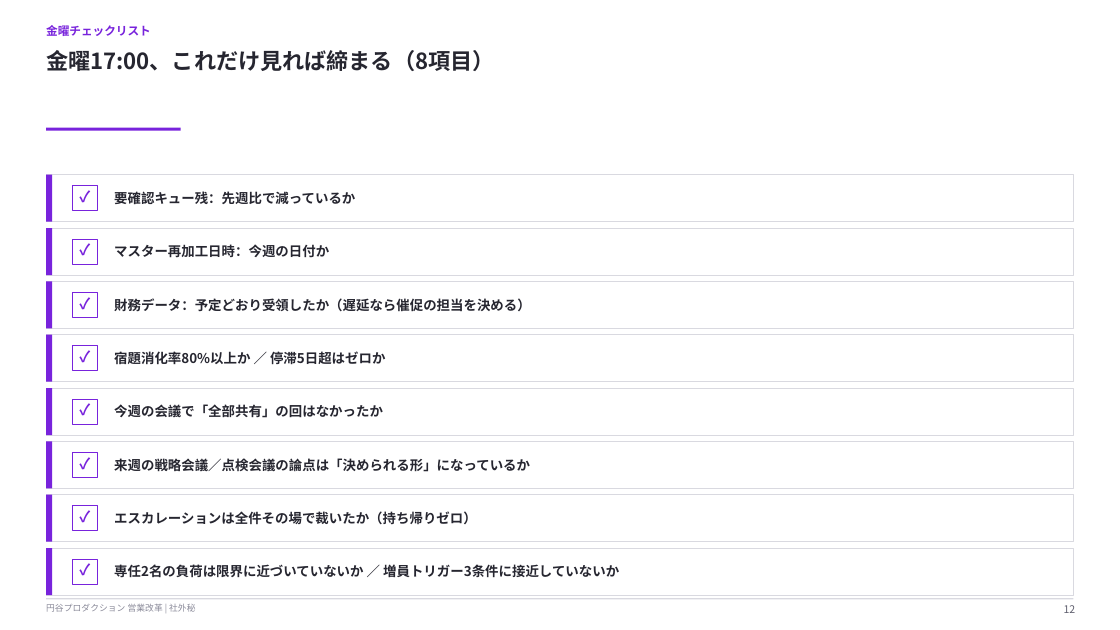
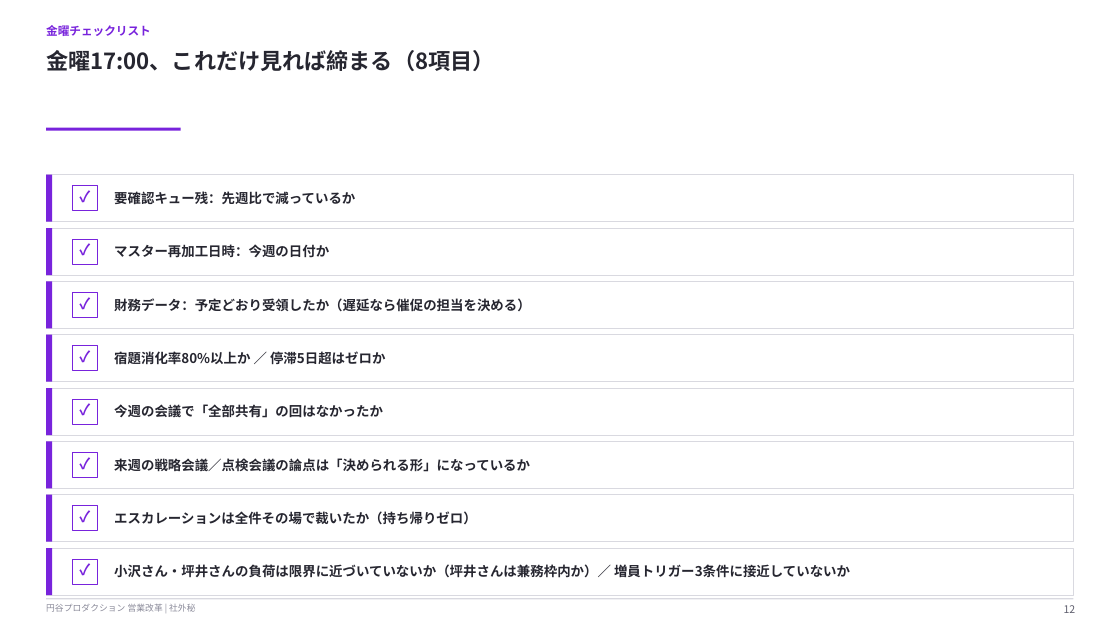
Before and after one commit to hayatoshintani-spe/kessho-lens, a slide deck: slide 12 of docs/営業改革_運用指南書_説明資料.pptx. Drawn at 1120x630 pixels with LibreOffice and Linux fonts; fonts in the diff are those of the drawing. Boxes give left, top, right and bottom in pixels: in the first picture for what was removed or moved away, otherwise in the second. Text is boxed around its words. In the diff, an @@ line names an element or a change of style, - is before the commit and + after.

```diff
--- a/docs/営業改革_運用指南書_説明資料.pptx
+++ b/docs/営業改革_運用指南書_説明資料.pptx
@@ text at [114, 564, 850, 578]: text changed @@
-専任2名の負荷は限界に近づいていないか ／ 増員トリガー3条件に接近していないか
+小沢さん・坪井さんの負荷は限界に近づいていないか（坪井さんは兼務枠内か）／ 増員トリガー3条件に接近していないか
```
Also in this commit, not shown: 11 other files.
